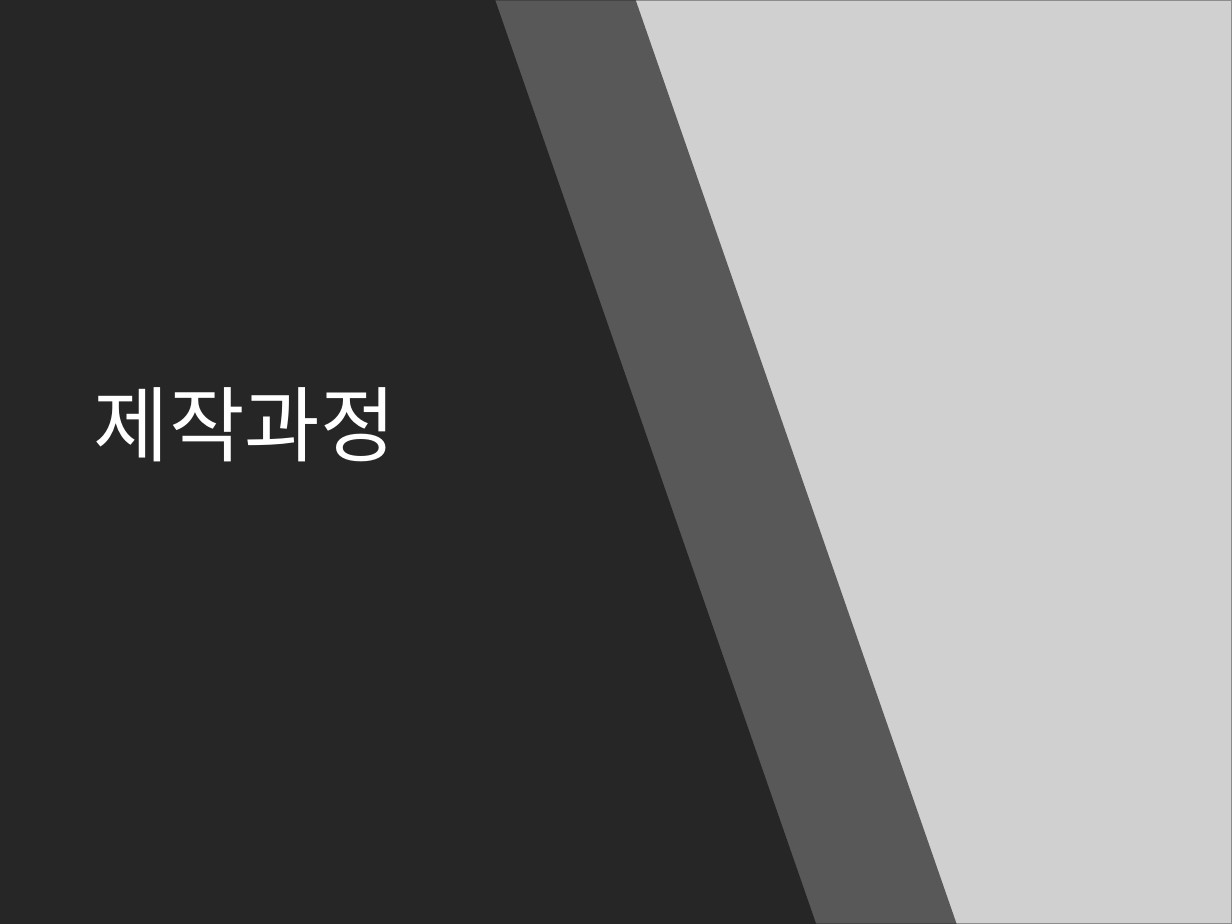
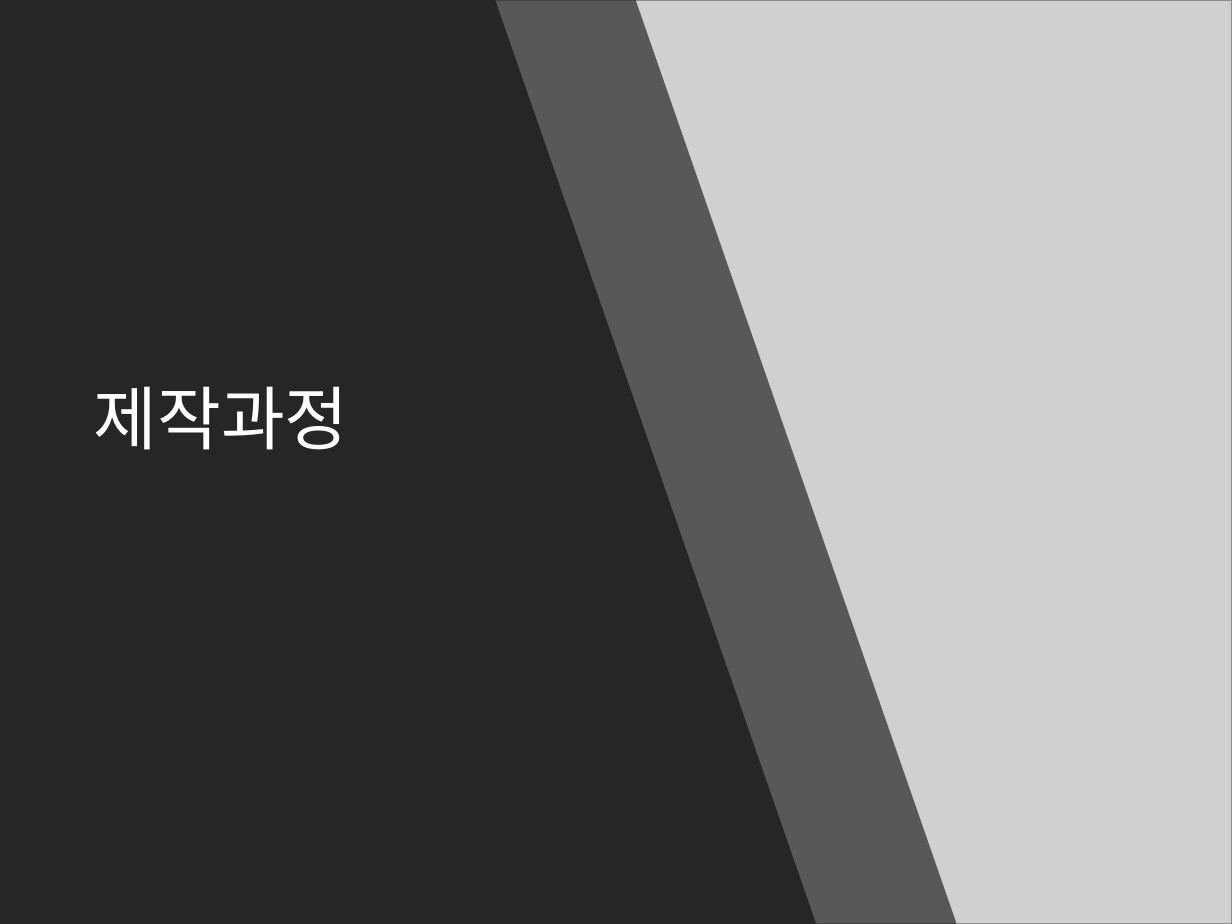
Before and after one commit to cmTEJAVA/Satellite, a slide deck: slide 4 of 발표자료/API 텀프로젝트 발표자료.pptx (slide 9 before the commit). Drawn at 1232x924 pixels with LibreOffice and Linux fonts; fonts in the diff are those of the drawing; grey boxes stand for pictures. Boxes give left, top, right and bottom in pixels: in the first picture for what was removed or moved away, otherwise in the second. Text is boxed around its words. In the diff, an @@ line names an element or a change of style, - is before the commit and + after.

```diff
--- a/발표자료/API 텀프로젝트 발표자료.pptx
+++ b/발표자료/API 텀프로젝트 발표자료.pptx
@@ text "제작과정" at <box>94,386,349,450</box>: size 48 to 40.5 pt, font Noto Sans CJK KR to Calibri @@
```
Also in this commit, not shown: 2 other slides changed, 8 other files.
